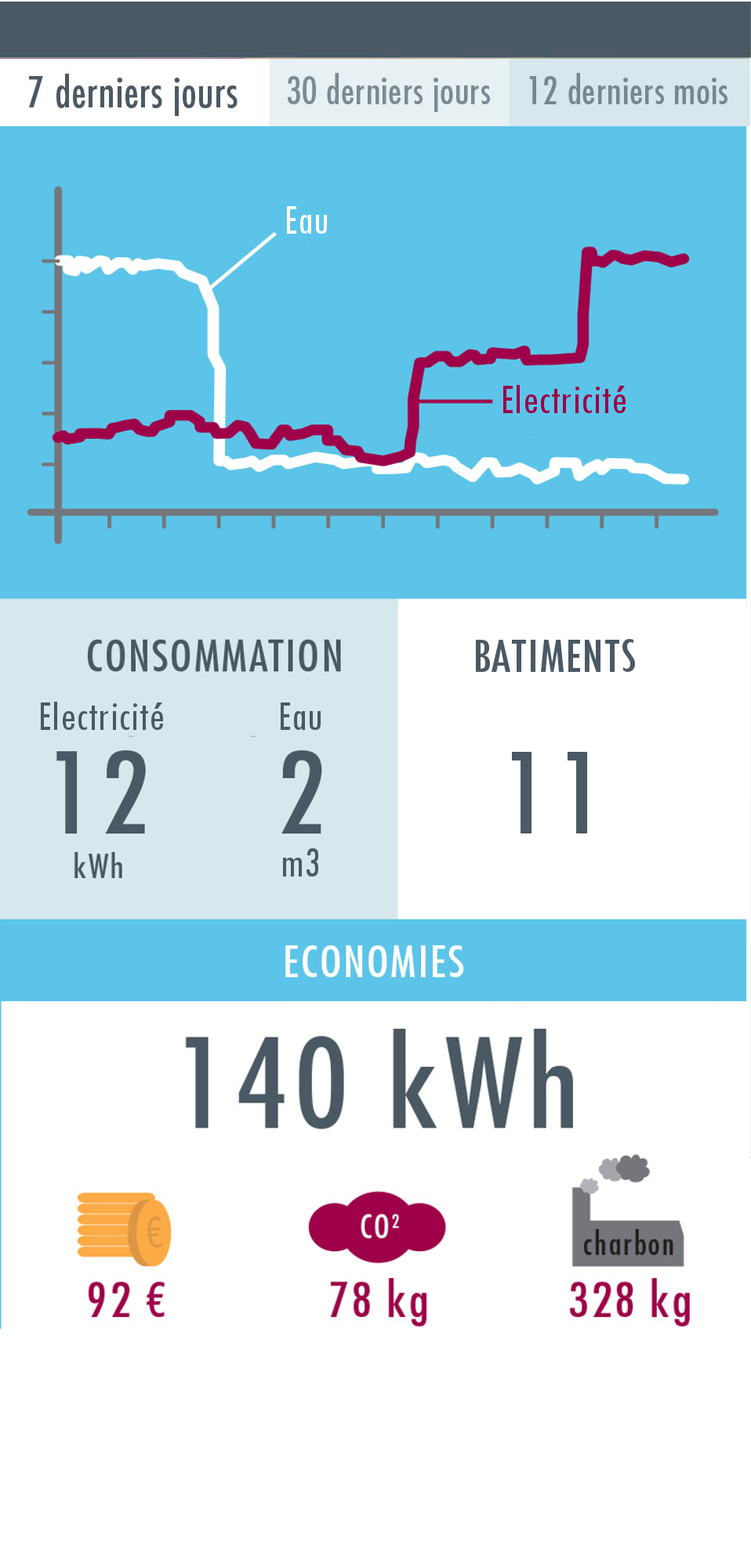
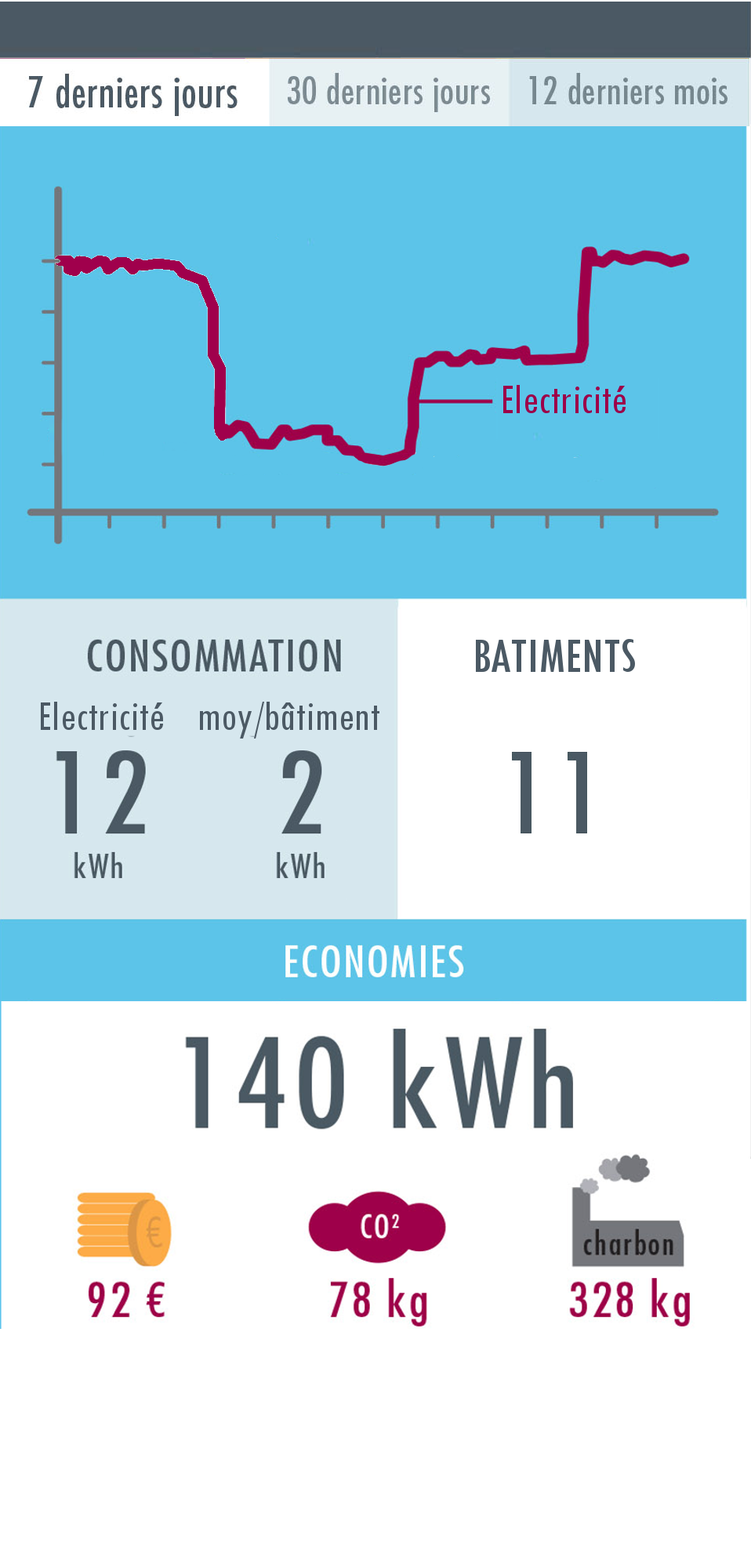
Two versions of the same layered image (751 x 1568). Layer-by-layer changes:
added layer "Calque Copié" above "Electricité" over [271, 848, 329, 879]
removed layer "Eau" over [286, 206, 327, 234]
renamed "Eau #1" to "moy/bâtiment", painted on it over [199, 701, 380, 739]
painted on "Arrière-plan" over [49, 225, 691, 489]
